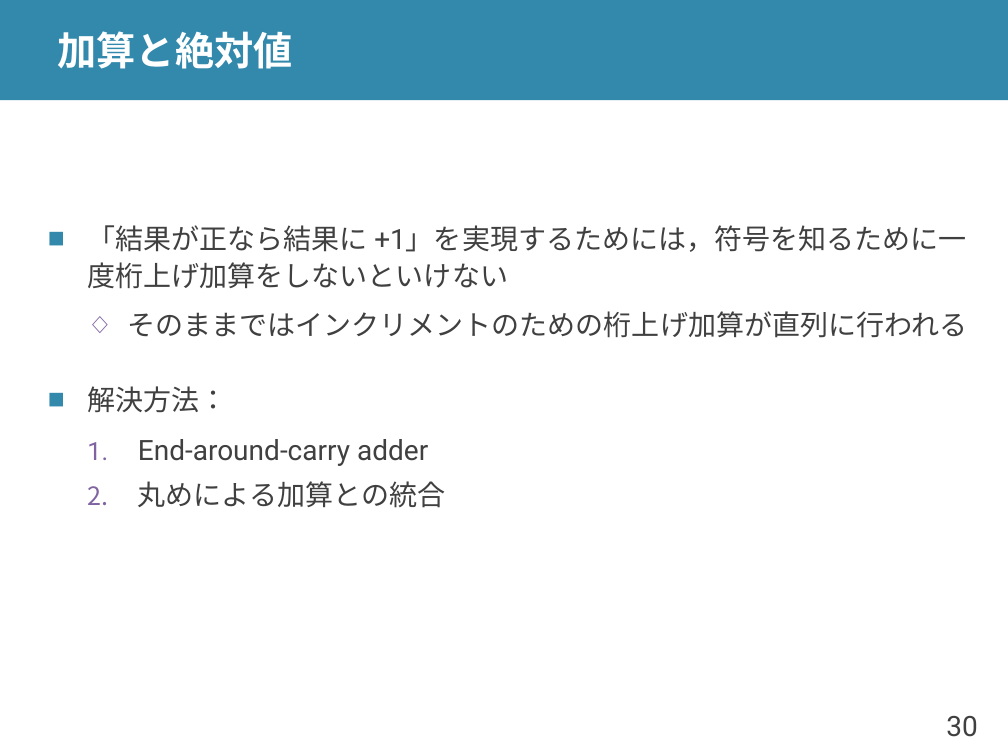
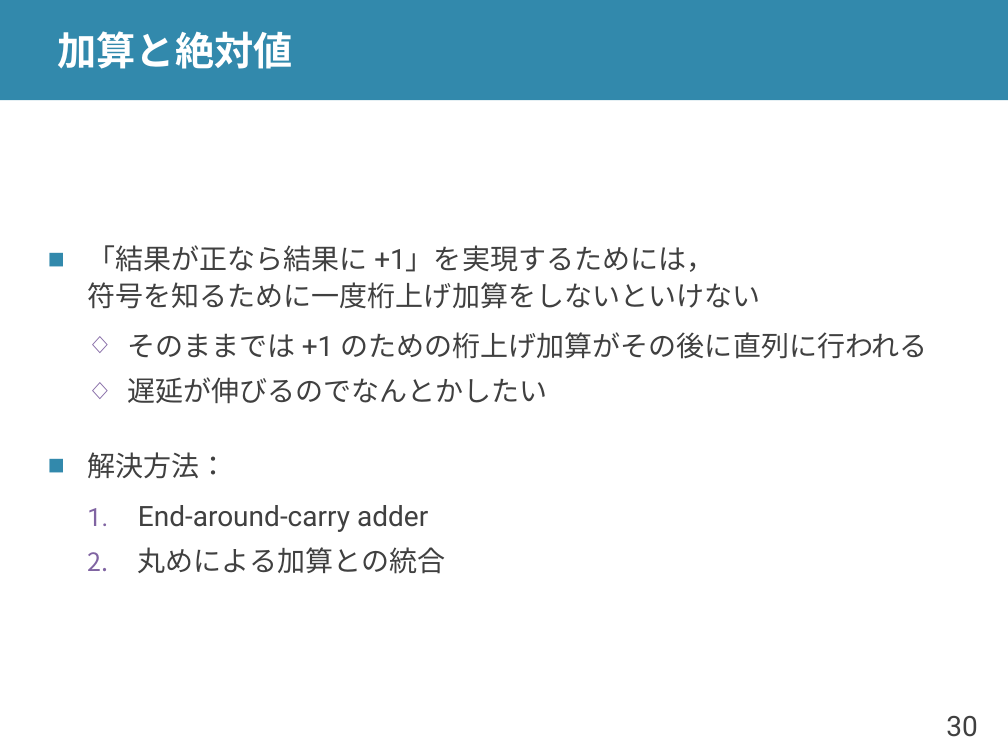
Before and after one commit to shioyadan/advanced-computer-organization, a slide deck: slide 30 of aco-shioya-appendix-fpu.pptx. Drawn at 1008x756 pixels with LibreOffice and Linux fonts; fonts in the diff are those of the drawing. Boxes give left, top, right and bottom in pixels: in the first picture for what was removed or moved away, otherwise in the second. Text is boxed around its words. In the diff, an @@ line names an element or a change of style, - is before the commit and + after.

Commit message:
浮動小数点演算器の高速化の細かいところを修正

```diff
--- a/aco-shioya-appendix-fpu.pptx
+++ b/aco-shioya-appendix-fpu.pptx
@@ text at [87, 245, 928, 404]: text changed @@
-■ 「結果が正なら結果に +1」を実現するためには，符号を知るために一度桁上げ加算をしないといけない
-  ◇ そのままではインクリメントのための桁上げ加算が直列に行われる
+■ 「結果が正なら結果に +1」を実現するためには，
+  符号を知るために一度桁上げ加算をしないといけない
+  ◇ そのままでは +1 のための桁上げ加算がその後に直列に行われる
+  ◇ 遅延が伸びるのでなんとかしたい
```
Also in this commit, not shown: 10 other slides changed.
